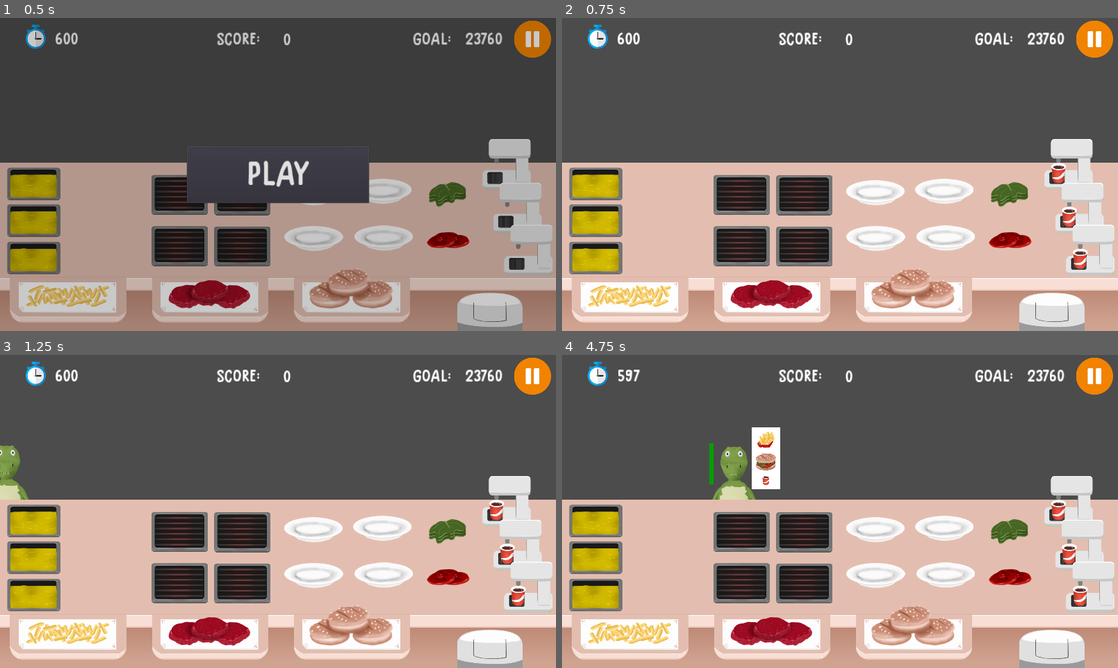
Above: before the commit, frames 1-4 (two rows, left to right).
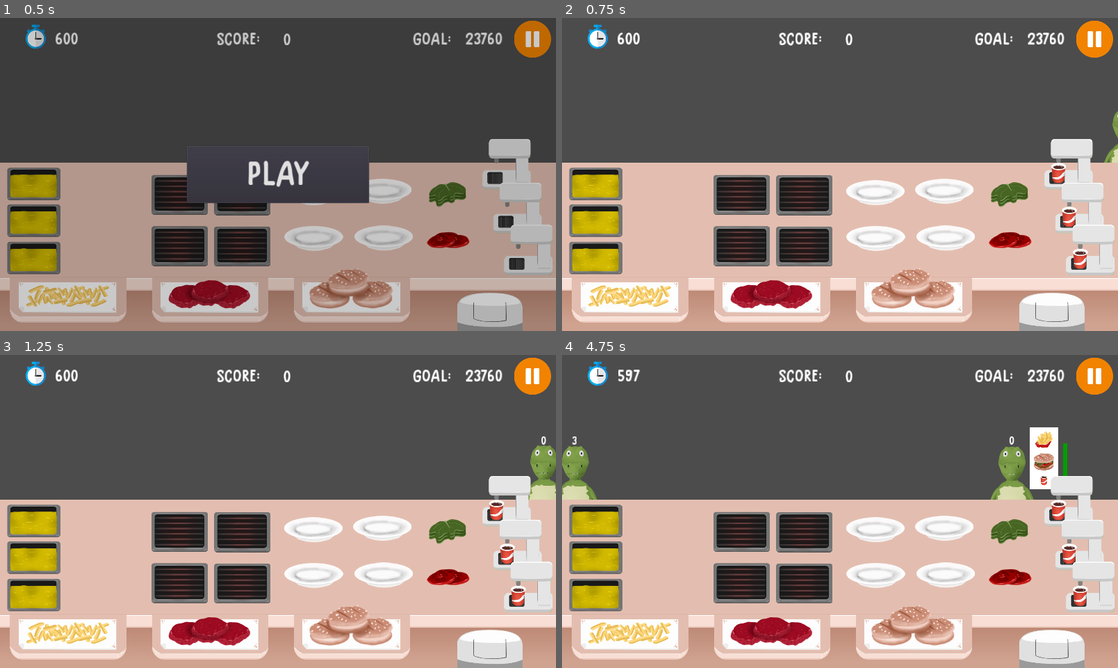
Above: after the commit, the same moments.

Repository: samuelpedrajas/MyVeganRestaurant
Game: Godot game, scene res://Scenes/Kitchen.tscn
Two runs of this game, one before a commit and one after it. Both use one fixed random seed, a clock stepped at 60 frames per second and the inputs below.
Inputs (mouse positions are in pixels of both pictures, inside the frame that each line leads up to):
- Up to frame 1 (0.5 s): no input
- Up to frame 2 (0.75 s): click "PLAY" at 0.5 s
- Up to frame 3 (1.25 s): no input
- Up to frame 4 (4.75 s): click (1095, 376) at 1.25 s; tap Enter at 2 s

Frame 1 is identical in both runs. In frame 2, 0.2% of the frame differs, in the area x 97-100%, y 29-47%; in frame 3, 1.3%; in frame 4, 4.5%, in the area x 0-91%, y 23-47%.

Commit message:
improve

Diff:
--- /dev/null
+++ b/Fonts/ArrivalTime.tres
@@ -0,0 +1,9 @@
+[gd_resource type="DynamicFont" load_steps=2 format=2]
+
+[ext_resource path="res://Fonts/Original/High School Memories Demo.ttf" type="DynamicFontData" id=1]
+
+[resource]
+size = 35
+use_mipmaps = true
+use_filter = true
+font_data = ExtResource( 1 )
--- a/Scenes/Client.tscn
+++ b/Scenes/Client.tscn
@@ -1,9 +1,10 @@
-[gd_scene load_steps=9 format=2]
+[gd_scene load_steps=10 format=2]
 
 [ext_resource path="res://Scripts/Client.gd" type="Script" id=1]
 [ext_resource path="res://Images/Bocadillo.png" type="Texture" id=2]
 [ext_resource path="res://Images/Cliente.png" type="Texture" id=3]
 [ext_resource path="res://Scenes/PatienceTimer.tscn" type="PackedScene" id=4]
+[ext_resource path="res://Fonts/ArrivalTime.tres" type="DynamicFont" id=5]
 
 [sub_resource type="Animation" id=1]
 resource_name = "walking_in"
@@ -207,7 +208,22 @@
 [node name="Tween" type="Tween" parent="AnimationPlayer"]
 
 [node name="PatienceTimer" parent="." instance=ExtResource( 4 )]
-position = Vector2( -125.363, -349.106 )
+position = Vector2( 135.637, -349.106 )
+
+[node name="ArrivalTime" type="Label" parent="."]
+margin_left = -104.963
+margin_top = -440.01
+margin_right = 11.0372
+margin_bottom = -410.01
+custom_fonts/font = ExtResource( 5 )
+text = "12"
+align = 1
+valign = 1
+autowrap = true
+clip_text = true
+__meta__ = {
+"_edit_use_anchors_": false
+}
 [connection signal="arrived" from="AnimationPlayer" to="." method="_on_AnimationPlayer_arrived"]
 [connection signal="tween_all_completed" from="AnimationPlayer/Tween" to="AnimationPlayer" method="_on_Tween_tween_all_completed"]
 [connection signal="angry" from="PatienceTimer" to="." method="_on_PatienceTimer_angry"]
--- a/Scripts/Client.gd
+++ b/Scripts/Client.gd
@@ -54,6 +54,7 @@
 	self.patience = _patience
 	self.rng = _rng
 	self.dishes = _dishes
+	$ArrivalTime.set_text(str(_current_time))
 	$AnimationPlayer.arrival_time = _max_arrival_time
 
 
--- a/Scripts/ClientArea.gd
+++ b/Scripts/ClientArea.gd
@@ -17,16 +17,16 @@
 export(float) var max_arrival_time = 3.0
 export(float) var average_time_for_client = 3.0
 export(float) var average_reward_for_client = 120.0
-export(Array) var category_probabilities = [0.6, 0.8, 0.6]
+export(Array) var category_probabilities = [0.4, 0.9, 0.5]
 export(int) var max_orders = 4
 
 export(float) var seconds_gained_on_delivery = 3.0 * average_time_for_client
 export(float) var patience = 10.0 * average_time_for_client
 export(float) var base_variability = 0.5
 export(float) var added_variability = 2.0
-export(float) var added_variability_percentage = 0.4
-export(Array) var maximums = [0.8]
-export(Array) var minimums = [0.2]
+export(float) var added_variability_percentage = 0.1 #  0.4
+export(Array) var maximums = [0.5]  # [0.8]
+export(Array) var minimums = [0.1]  # [0.2]
 
 export(Dictionary) var price_override = {
 	"Fries": 50,
--- a/Scripts/Kitchen.gd
+++ b/Scripts/Kitchen.gd
@@ -60,36 +60,51 @@
 	var clients = _get_clients_sorted_by_priority()
 	var plates = get_tree().get_nodes_in_group(item.get_destination())
 	var escenarios = {}
+	var useless_new_item_escenarios = {}
 	var created_dishes = []
 	for plate in plates:
 		var new_dish = menu.get_new_dish(plate.dish, item)
 		if new_dish == null:
 			continue
+
 		created_dishes.append(new_dish)
 		var escenario = [new_dish]
 		for _plate in plates:
 			if _plate.dish != null and _plate != plate:
 				escenario.append(_plate.dish)
-		escenarios[plate] = escenario
+
+		var useless = true
+		for client in clients:
+			if client.accepts_dish(new_dish):
+				useless = false
+				break
+		if useless:
+			useless_new_item_escenarios[plate] = escenario
+		else:
+			escenarios[plate] = escenario
+
+	if escenarios.size() == 0:
+		escenarios = useless_new_item_escenarios
+	elif escenarios.size() == 1:
+		return escenarios.keys()[0]
 
 	var selected_plates = escenarios.keys()
 	for client in clients:
-		var winners = []
-		var num_deliveries = {}
+		var reward_deliveries = {}
 		for plate in escenarios.keys():
 			var escenario = escenarios[plate]
-			num_deliveries[plate] = 0
-			var dishes_to_delete = []
+			reward_deliveries[plate] = 0.0
 			for _dish in client.get_dishes():
 				for dish in escenario.duplicate():
 					if dish.reference == _dish.reference:
-						num_deliveries[plate] += 1
-						dishes_to_delete.append(dish)
+						reward_deliveries[plate] += dish.profit
 						escenario.erase(dish)
-		var max_num_deliveries = num_deliveries.values().max()
-		for plate in num_deliveries:
-			var n = num_deliveries[plate]
-			if n == max_num_deliveries:
+						break
+		var winners = []
+		var max_reward_deliveries = reward_deliveries.values().max()
+		for plate in reward_deliveries:
+			var n = reward_deliveries[plate]
+			if n == max_reward_deliveries:
 				winners.append(plate)
 
 		if winners != []:
@@ -108,8 +123,6 @@
 
 	if not selected_plates:
 		return null
-	elif selected_plates.size() > 1:
-		pass
 
 	return selected_plates[0]
 
